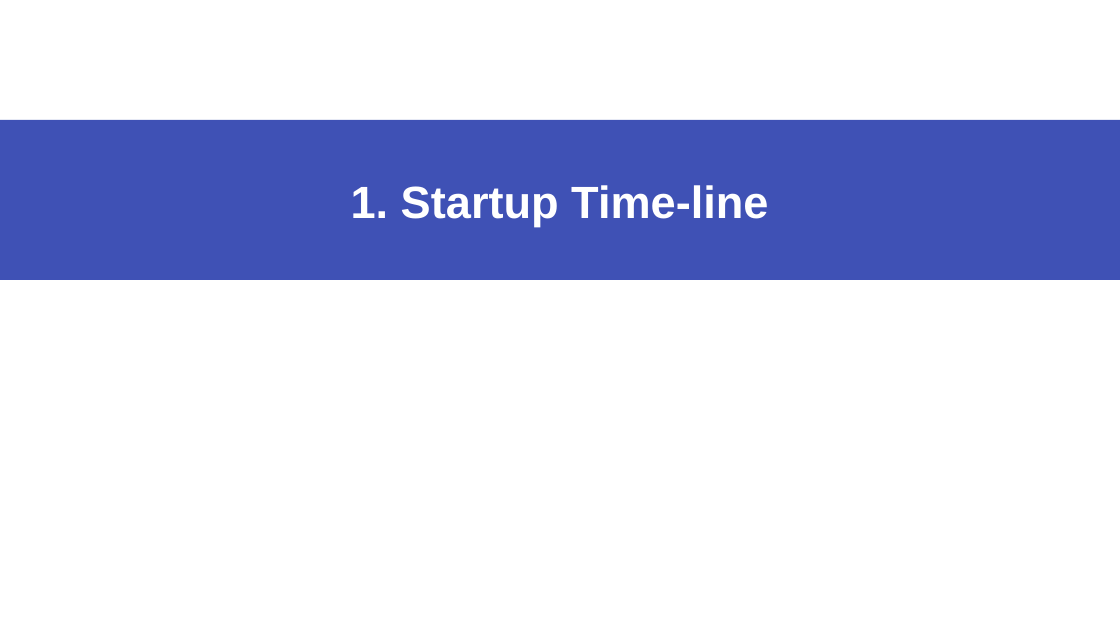
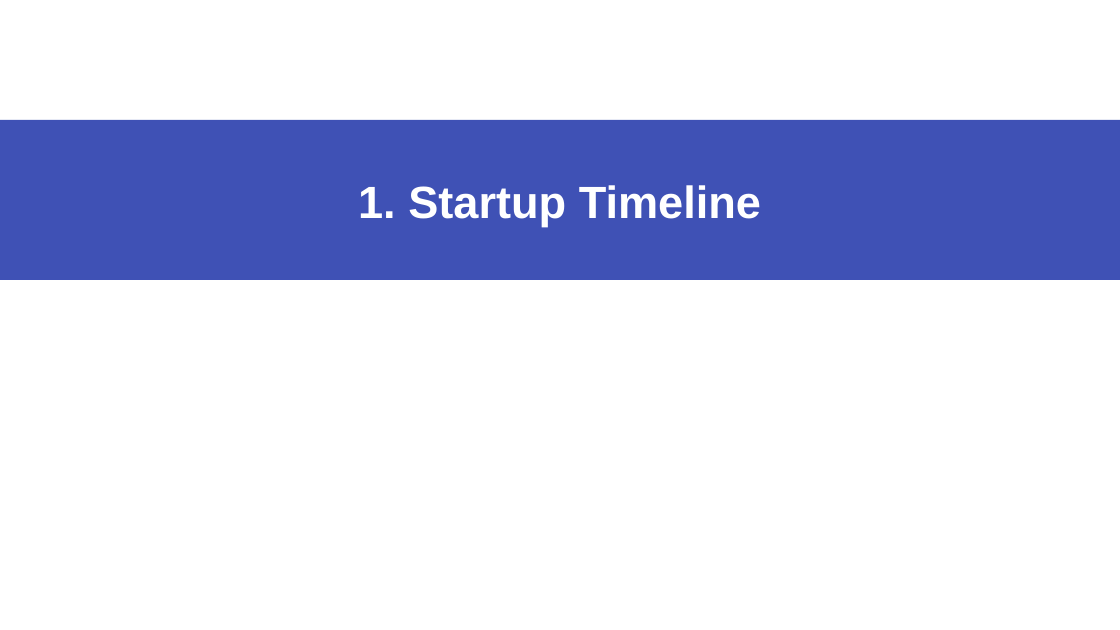
Before and after one commit to dirkriehle/coss-course, a slide deck: slide 3 of Lecture slides/COSS D04 - Startup Fundraising.odp. Drawn at 1120x630 pixels with LibreOffice and Linux fonts; fonts in the diff are those of the drawing. Boxes give left, top, right and bottom in pixels: in the first picture for what was removed or moved away, otherwise in the second. Text is boxed around its words. In the diff, an @@ line names an element or a change of style, - is before the commit and + after.

```diff
--- a/Lecture slides/COSS D04 - Startup Fundraising.odp
+++ b/Lecture slides/COSS D04 - Startup Fundraising.odp
@@ title at (358, 185, 761, 226): text changed @@
-1. Startup Time-line
+1. Startup Timeline
```
Also in this commit, not shown: 20 other slides changed, 8 other files.
